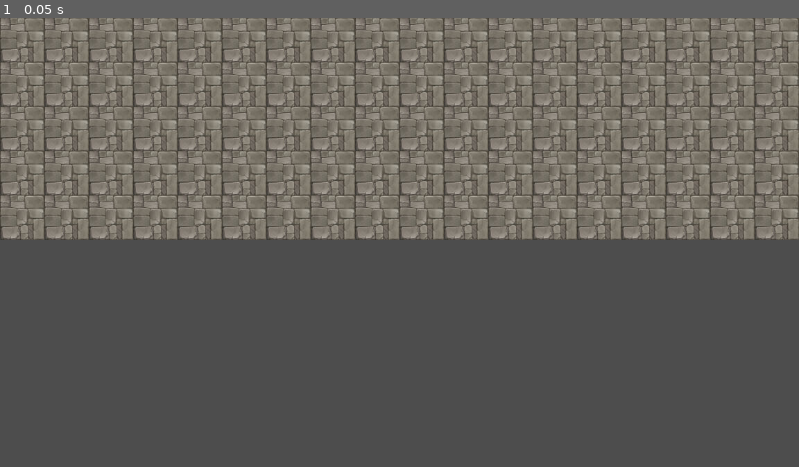
Above: before the commit, frame 1.
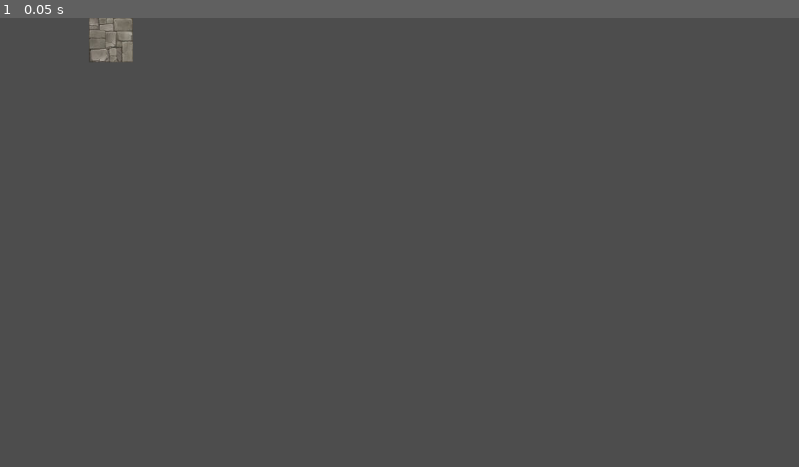
Above: after the commit, the same moment.

Repository: Sogrief/stairs
Game: Godot game, scene res://scenes/stairs/stair.tscn
Same seed, same stepped clock (60 frames per second), same inputs: the game is played once before the commit and once after it.
Inputs:
- Up to frame 1 (0.05 s): no input

The runs differ from the first frame. In frame 1, 41% of the frame differs, in the area x 0-100%, y 0-50%.

Commit message:
création d'un autre tile map pour résoudre les erreurs

Diff:
--- a/scenes/stairs/stair.tscn
+++ b/scenes/stairs/stair.tscn
@@ -60,9 +60,28 @@
 physics_layer_0/collision_layer = 1
 sources/1 = SubResource("TileSetAtlasSource_7q0cc")
 
+[sub_resource type="TileSetAtlasSource" id="TileSetAtlasSource_ea1ys"]
+texture = ExtResource("1_fq07o")
+texture_region_size = Vector2i(64, 64)
+0:0/0 = 0
+0:0/0/physics_layer_0/linear_velocity = Vector2(0, 0)
+0:0/0/physics_layer_0/angular_velocity = 0.0
+0:0/0/physics_layer_0/polygon_0/points = PackedVector2Array(-32, -32, 32, -32, 32, 32, -32, 32)
+
+[sub_resource type="TileSet" id="TileSet_gc31t"]
+tile_size = Vector2i(64, 64)
+physics_layer_0/collision_layer = 1
+sources/0 = SubResource("TileSetAtlasSource_ea1ys")
+
 [node name="Stairs" type="Node2D"]
 
 [node name="TileMap" type="TileMap" parent="."]
+visible = false
 tile_set = SubResource("TileSet_3do0n")
 format = 2
 layer_0/tile_data = PackedInt32Array(0, 1, 0, 65536, 1, 0, 131072, 1, 0, 196608, 1, 0, 262144, 1, 0, 1, 1, 0, 65537, 1, …(3741 unchanged characters)…
+
+[node name="TileMap2" type="TileMap" parent="."]
+tile_set = SubResource("TileSet_gc31t")
+format = 2
+layer_0/tile_data = PackedInt32Array(-65535, 0, 0, -65534, 0, 0, 2, 0, 0)
Not shown: 1 places in scenes/stairs/stair.tscn that only renumber resources
